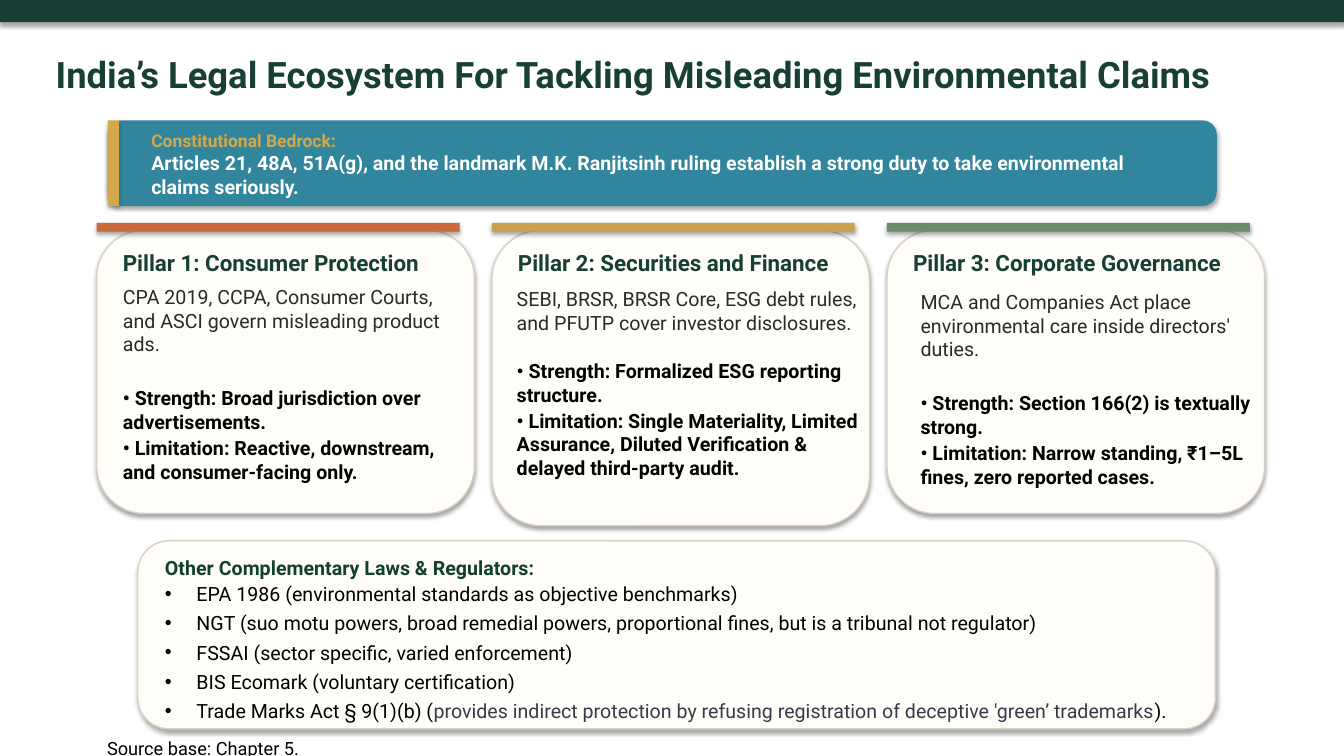
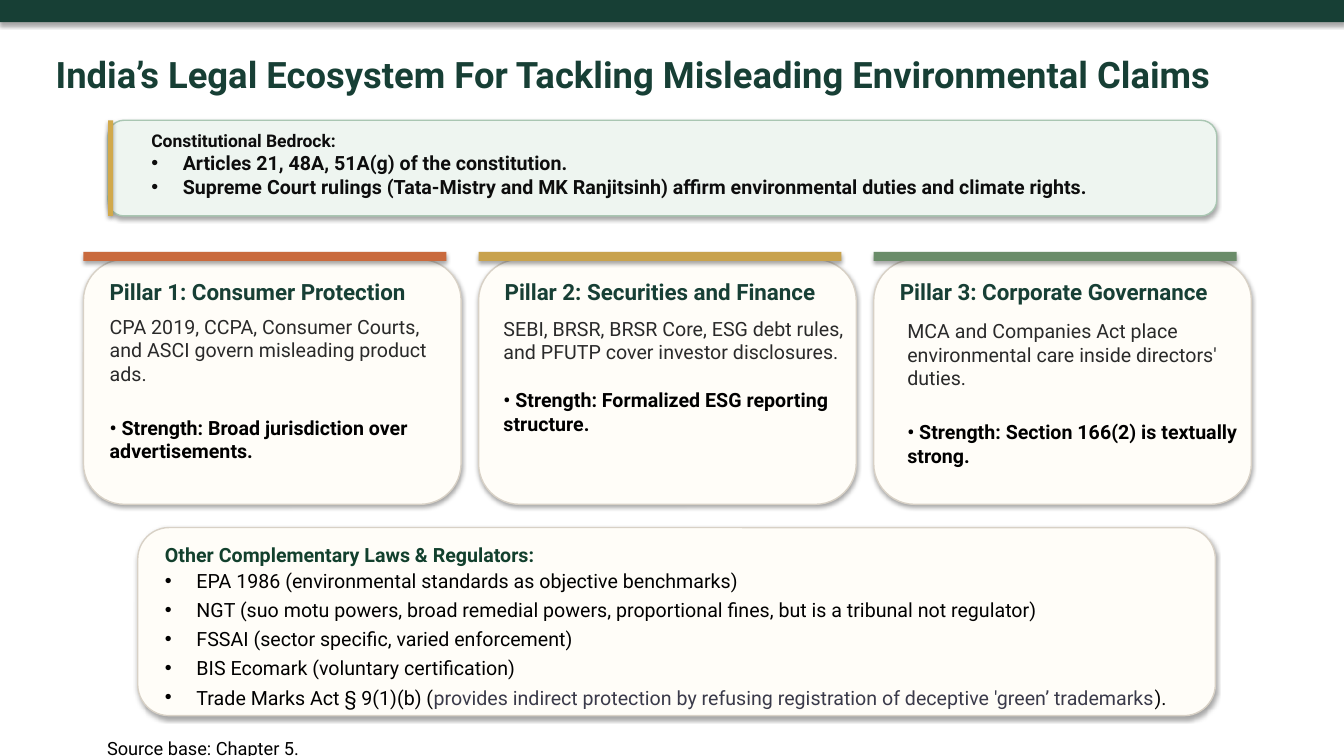
Before and after one commit to atul516/Final-VIva, a slide deck: slide 10 of Thesis Defence Presentation Final.pptx. Drawn at 1344x756 pixels with LibreOffice and Linux fonts; fonts in the diff are those of the drawing. Boxes give left, top, right and bottom in pixels: in the first picture for what was removed or moved away, otherwise in the second. Text is boxed around its words. In the diff, an @@ line names an element or a change of style, - is before the commit and + after.

```diff
--- a/Thesis Defence Presentation Final.pptx
+++ b/Thesis Defence Presentation Final.pptx
@@ rectangle resized from (x1=108, y1=120, x2=119, y2=206) to (x1=108, y1=120, x2=113, y2=216) @@
@@ rounded rectangle resized from (x1=108, y1=120, x2=1217, y2=206) to (x1=108, y1=120, x2=1217, y2=216) @@
@@ rounded rectangle at (x1=108, y1=120, x2=1217, y2=216): fill #31859C to #EEF5F0; outline none to #A9C6B2 1 pt @@
@@ text at (x1=151, y1=134, x2=336, y2=147): text colour #D1A94B to #0D0D0D in "Constitutional Bedrock:" @@
@@ text at (x1=183, y1=154, x2=1087, y2=198): text changed; text colour #FFFFFF to #0D0D0D @@
-Articles 21, 48A, 51A(g), and the landmark M.K. Ranjitsinh ruling establish a strong duty to take environmental claims seriously.
+• Articles 21, 48A, 51A(g) of the constitution.
+• Supreme Court rulings (Tata-Mistry and MK Ranjitsinh) affirm environmental duties and climate rights.
@@ rounded rectangle resized from (x1=97, y1=230, x2=475, y2=513) to (x1=84, y1=259, x2=462, y2=504) @@
@@ rounded rectangle resized from (x1=492, y1=230, x2=870, y2=525) to (x1=479, y1=259, x2=857, y2=504) @@
@@ 3 texts, 3 rectangles moved together from (x1=97, y1=223, x2=1250, y2=276) to (x1=84, y1=252, x2=1237, y2=305) @@
@@ rounded rectangle resized from (x1=887, y1=230, x2=1265, y2=513) to (x1=874, y1=259, x2=1252, y2=504) @@
@@ text "CPA 2019, CCPA, Consumer Courts, ..." moved from (x1=123, y1=290, x2=440, y2=483) to (x1=110, y1=320, x2=426, y2=459) @@
@@ text "SEBI, BRSR, BRSR Core, ESG ..." moved from (x1=517, y1=291, x2=857, y2=479) to (x1=503, y1=321, x2=844, y2=432) @@
@@ text "MCA and Companies Act place ..." moved from (x1=921, y1=294, x2=1251, y2=488) to (x1=907, y1=323, x2=1237, y2=467) @@
@@ text at (x1=517, y1=413, x2=857, y2=479): paragraph removed @@
-• Limitation: Single Materiality, Limited Assurance, Diluted Verification & delayed third-party audit.
@@ text at (x1=123, y1=440, x2=434, y2=483): paragraph removed @@
-• Limitation: Reactive, downstream, and consumer-facing only.
@@ text at (x1=921, y1=445, x2=1243, y2=488): paragraph removed @@
-• Limitation: Narrow standing, ₹1–5L fines, zero reported cases.
@@ rounded rectangle moved from (x1=138, y1=541, x2=1216, y2=730) to (x1=138, y1=527, x2=1216, y2=716) @@
@@ text "Other Complementary Laws & Regulators:" moved from (x1=165, y1=560, x2=1166, y2=723) to (x1=165, y1=547, x2=1166, y2=710) @@
```
Also in this commit, not shown: 5 other slides changed, 1 slide added, 2 slides removed.
